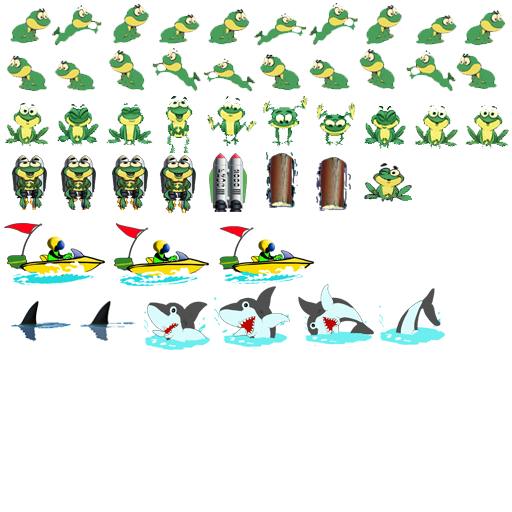
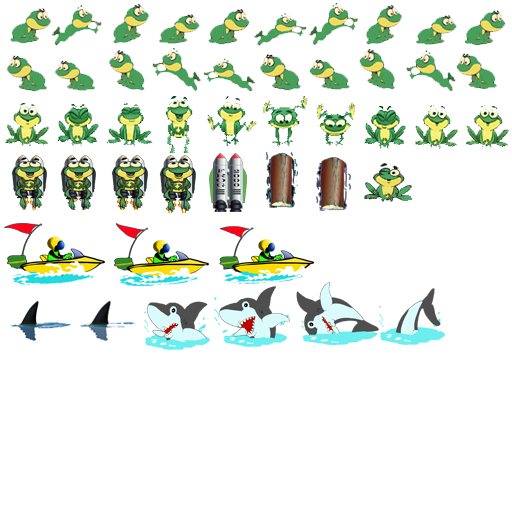
Comparing the layer stacks of the two 512 x 512 images. Changes:
added layer "Layer 21" above "Layer 20" over [296, 282, 379, 347]
hid "Layer 19" over [298, 284, 374, 351]
